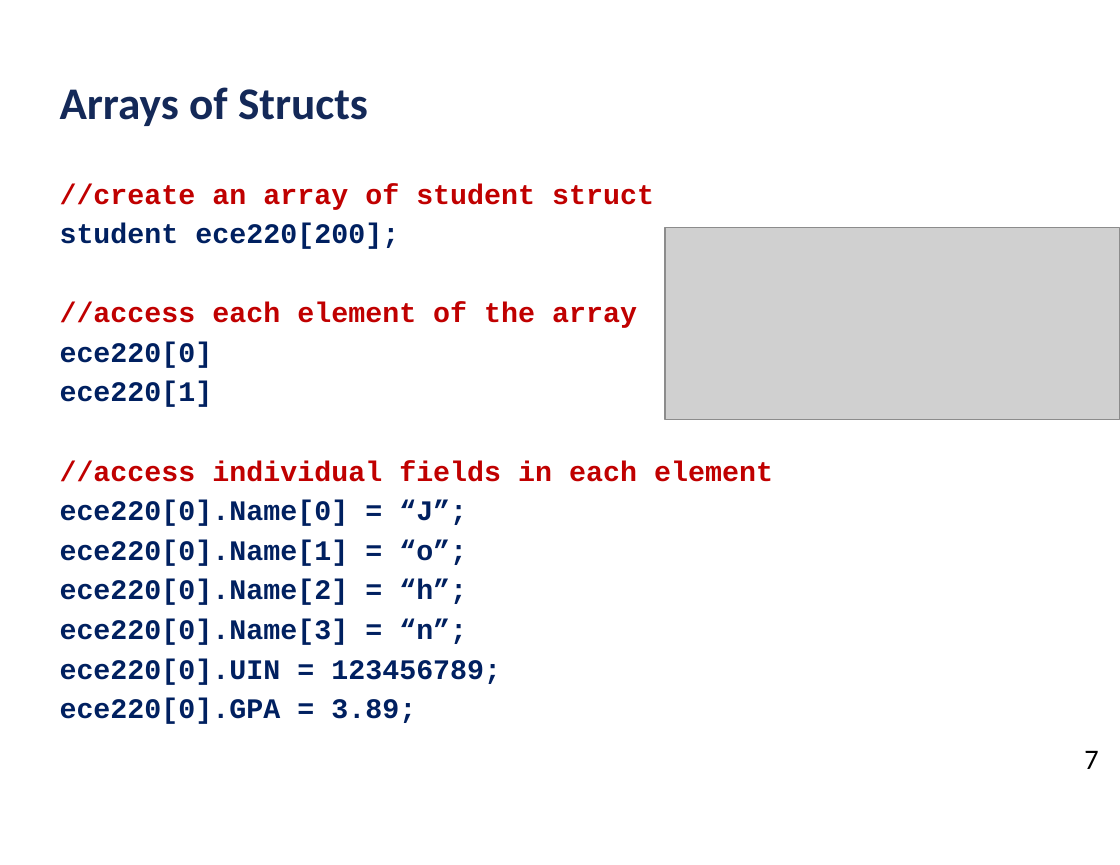
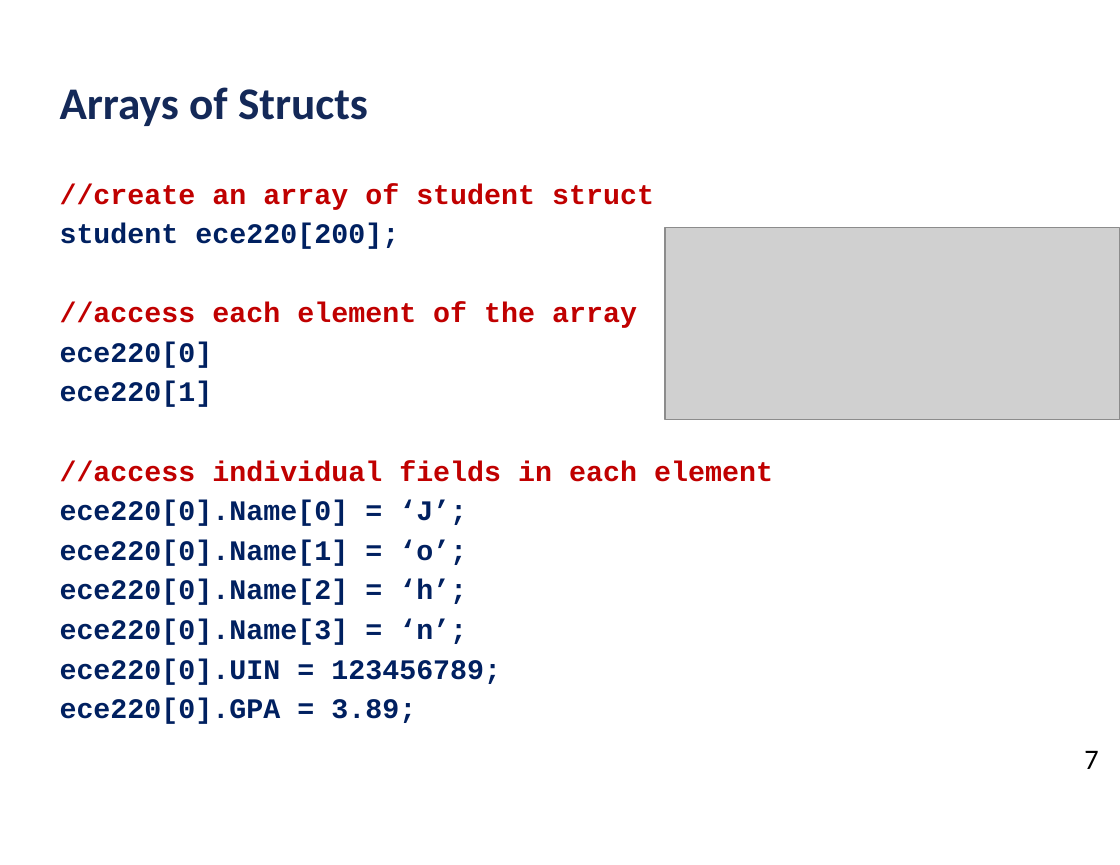
Before and after one commit to ubhowmik/ECE220_Fall2019, a slide deck: slide 12 of Lecture#17/Lecture_17_presentation.pptx (slide 14 before the commit). Drawn at 1120x865 pixels with LibreOffice and Linux fonts; fonts in the diff are those of the drawing; grey boxes stand for pictures; background and template pictures are left out. Boxes give left, top, right and bottom in pixels: in the first picture for what was removed or moved away, otherwise in the second. Text is boxed around its words. In the diff, an @@ line names an element or a change of style, - is before the commit and + after.

```diff
--- a/Lecture#17/Lecture_17_presentation.pptx
+++ b/Lecture#17/Lecture_17_presentation.pptx
@@ text at (x1=60, y1=500, x2=467, y2=645): text changed @@
-ece220[0].Name[0] = “J”;
-ece220[0].Name[1] = “o”;
-ece220[0].Name[2] = “h”;
-ece220[0].Name[3] = “n”;
+ece220[0].Name[0] = ‘J’;
+ece220[0].Name[1] = ‘o’;
+ece220[0].Name[2] = ‘h’;
+ece220[0].Name[3] = ‘n’;
```
Also in this commit, not shown: 2 other slides changed, 1 slide added, 1 other file.
